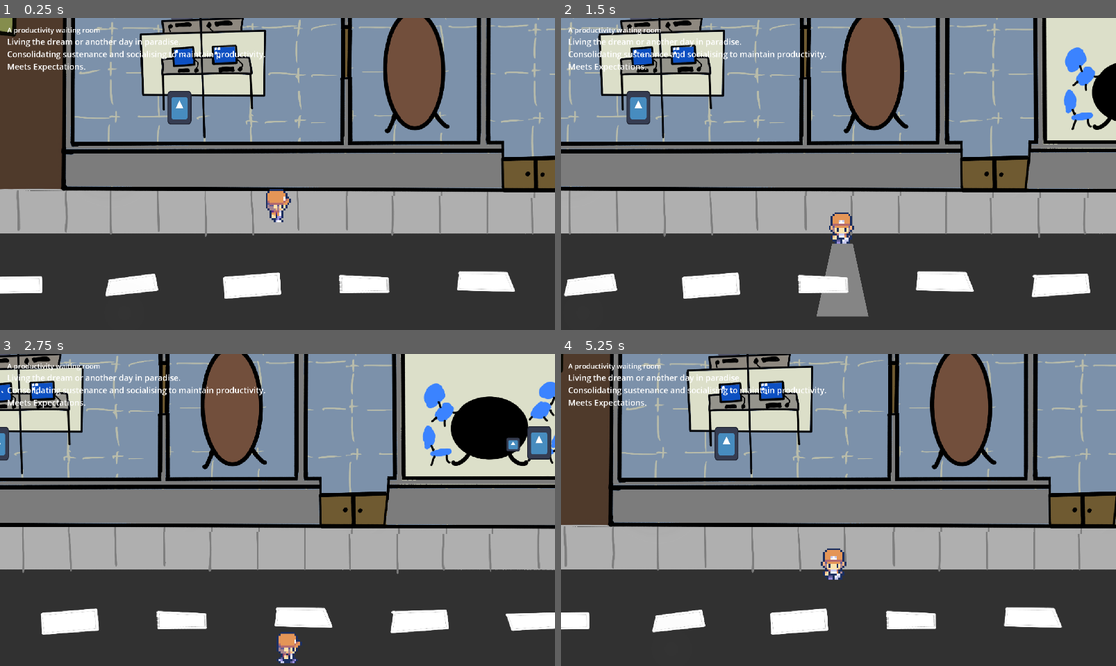
Above: before the commit, frames 1-4 (two rows, left to right).
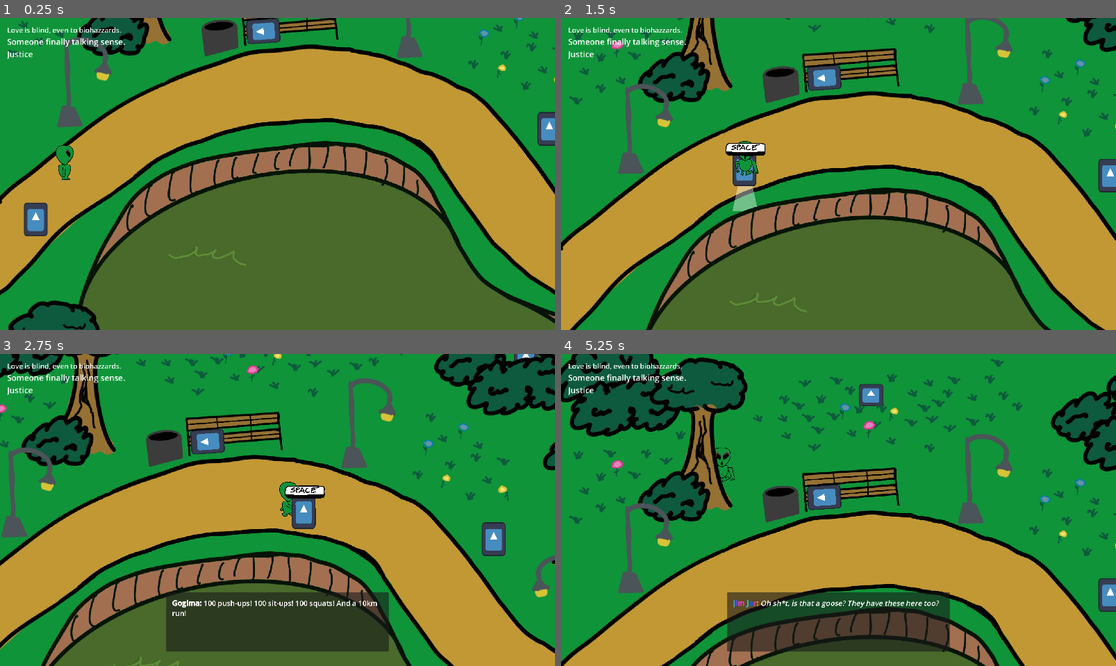
Above: after the commit, the same moments.

Repository: cewaite/documentary_of_aliens
Game: Godot game, scene res://globals/game_manager/game_manager.tscn
Same seed, same stepped clock (60 frames per second), same inputs: the game is played once before the commit and once after it. The engine's default icon, where the game draws it, is replaced by a stand-in: a white triangle on a blue panel in a dark square.
Inputs:
- Up to frame 1 (0.25 s): no input
- Up to frame 2 (1.5 s): hold Right (ui_right) 0.53-1.28 s; tap Space (interact) at 0.6 s; hold Down (ui_down) from 1.28 s (still down); tap E (take_picture) at 1.35 s
- Up to frame 3 (2.75 s): release Down (ui_down) at 2.03 s; hold Right (ui_right) from 2.03 s (still down); tap Space (interact) at 2.1 s
- Up to frame 4 (5.25 s): release Right (ui_right) at 2.78 s; hold Up (ui_up) 2.78-3.53 s; tap E (take_picture) at 2.85, 4.35 s; hold Left (ui_left) 3.53-5.03 s; tap Space (interact) at 3.6, 5.1 s; hold Down (ui_down) from 5.03 s (still down)

The runs differ from the first frame. In frame 1, 99% of the frame differs, in the area x 0-100%, y 0-100%; in frame 2, 99%; in frame 3, 94%; in frame 4, 99%.

Commit message:
progress before NPC art

Diff:
--- a/entities/player/player.tscn
+++ b/entities/player/player.tscn
@@ -1,43 +1,43 @@
 [gd_scene format=3 uid="uid://ktj4purq3iho"]
 
 [ext_resource type="Script" uid="uid://qxyer18dmrhq" path="res://entities/player/player.gd" id="1_abrql"]
-[ext_resource type="Texture2D" uid="uid://cuqc22yiqcl0w" path="res://temp_assets/player/E/player_E_1.png" id="2_50fht"]
-[ext_resource type="Texture2D" uid="uid://cui1lahvp8wm5" path="res://temp_assets/player/SE/player_SE_1.png" id="3_wuv6x"]
-[ext_resource type="Texture2D" uid="uid://coudjeiqhwtph" path="res://temp_assets/player/S/player_S_1.png" id="4_qpopc"]
-[ext_resource type="Texture2D" uid="uid://cy1utw80r1umm" path="res://temp_assets/player/SW/player_SW_1.png" id="5_wq0jh"]
-[ext_resource type="Texture2D" uid="uid://nc3ix8nmocmy" path="res://temp_assets/player/W/player_W_1.png" id="6_gt4e4"]
-[ext_resource type="Texture2D" uid="uid://crch77y13gjoj" path="res://temp_assets/player/NW/player_NW_1.png" id="7_24ehl"]
-[ext_resource type="Texture2D" uid="uid://bt6cjw2c1cna0" path="res://temp_assets/player/N/player_N_1.png" id="8_bwdx1"]
-[ext_resource type="Texture2D" uid="uid://b31weigfh46eg" path="res://temp_assets/player/NE/player_NE_1.png" id="9_vewsg"]
-[ext_resource type="Texture2D" uid="uid://cch74frjxihh5" path="res://temp_assets/player/E/player_E_0.png" id="10_2soq1"]
-[ext_resource type="Texture2D" uid="uid://d3s1mp8e75usq" path="res://temp_assets/player/E/player_E_2.png" id="11_8q4fm"]
-[ext_resource type="Texture2D" uid="uid://cf4w1c7oy2jg5" path="res://temp_assets/player/SE/player_SE_0.png" id="12_np63p"]
-[ext_resource type="Texture2D" uid="uid://c03oalx0gh6h2" path="res://temp_assets/player/SE/player_SE_2.png" id="13_0eo6o"]
-[ext_resource type="Texture2D" uid="uid://b6rss2ai01csr" path="res://temp_assets/player/S/player_S_0.png" id="14_ttr27"]
-[ext_resource type="Texture2D" uid="uid://brsojatr1lk" path="res://temp_assets/player/S/player_S_2.png" id="15_13wue"]
-[ext_resource type="Texture2D" uid="uid://d4e8oqrpvk3jq" path="res://temp_assets/player/SW/player_SW_0.png" id="16_wy7bt"]
-[ext_resource type="Texture2D" uid="uid://dl2vropyrkq2m" path="res://temp_assets/player/SW/player_SW_2.png" id="17_geky7"]
-[ext_resource type="Texture2D" uid="uid://b07obyxka7hjn" path="res://temp_assets/player/W/player_W_0.png" id="18_qwspa"]
-[ext_resource type="Texture2D" uid="uid://r1awvy0esbxc" path="res://temp_assets/player/W/player_W_2.png" id="19_r633c"]
-[ext_resource type="Texture2D" uid="uid://c4q7ndqhw43vn" path="res://temp_assets/player/NW/player_NW_0.png" id="20_pacje"]
-[ext_resource type="Texture2D" uid="uid://c33re5bcmxkt2" path="res://temp_assets/player/NW/player_NW_2.png" id="21_2h0qb"]
-[ext_resource type="Texture2D" uid="uid://tukpub11k3k8" path="res://temp_assets/player/N/player_N_0.png" id="22_mmk7k"]
-[ext_resource type="Texture2D" uid="uid://dtqjlj618msbo" path="res://temp_assets/player/N/player_N_2.png" id="23_g3pa7"]
-[ext_resource type="Texture2D" uid="uid://cc8njfca4kqub" path="res://temp_assets/player/NE/player_NE_0.png" id="24_7otdo"]
-[ext_resource type="Texture2D" uid="uid://fb7lhnp8wvnt" path="res://temp_assets/player/NE/player_NE_2.png" id="25_c112w"]
+[ext_resource type="Texture2D" uid="uid://7bna47h8acvf" path="res://assets/player/E/Alien_E-1.png" id="2_gt4e4"]
+[ext_resource type="Texture2D" uid="uid://dnuoycct0eixc" path="res://assets/player/SE/Alien_SE-1.png" id="3_2soq1"]
+[ext_resource type="Texture2D" uid="uid://bimqinn10i0fi" path="res://assets/player/S/Alien_S-1.png" id="4_8q4fm"]
+[ext_resource type="Texture2D" uid="uid://m406m8em34db" path="res://assets/player/SW/Alien_SW-1.png" id="5_np63p"]
+[ext_resource type="Texture2D" uid="uid://cf2k3xu1ydh3j" path="res://assets/player/W/Alien_W-1.png" id="6_0eo6o"]
+[ext_resource type="Texture2D" uid="uid://d38wxrx1nbf3u" path="res://assets/player/NW/Alien_NW-1.png" id="7_ttr27"]
+[ext_resource type="Texture2D" uid="uid://b2li1xxdhmgt1" path="res://assets/player/N/Alien_N-1.png" id="8_gt4e4"]
+[ext_resource type="Texture2D" uid="uid://cluej6hs7akbc" path="res://assets/player/NE/Alien_NE-1.png" id="9_13wue"]
+[ext_resource type="Texture2D" uid="uid://b8aqcmrhqlry4" path="res://assets/player/E/Alien_E-2.png" id="10_wy7bt"]
+[ext_resource type="Texture2D" uid="uid://dd83mcklv5s8" path="res://assets/player/E/Alien_E-3.png" id="11_geky7"]
+[ext_resource type="Texture2D" uid="uid://dnuymfjmqvk7b" path="res://assets/player/SE/Alien_SE-3.png" id="12_qwspa"]
+[ext_resource type="Texture2D" uid="uid://b0u3wbtyfoaja" path="res://assets/player/SE/Alien_SE-2.png" id="13_r633c"]
+[ext_resource type="Texture2D" uid="uid://cy8bmtr2f3x0m" path="res://assets/player/S/Alien_S-2.png" id="14_vewsg"]
+[ext_resource type="Texture2D" uid="uid://x6hfc14qg8uv" path="res://assets/player/S/Alien_S-3.png" id="15_2soq1"]
+[ext_resource type="Texture2D" uid="uid://du7ja5r074crr" path="res://assets/player/W/Alien_W-3.png" id="18_24ehl"]
+[ext_resource type="Texture2D" uid="uid://c5k2shb52ay7w" path="res://assets/player/SW/Alien_SW-3.png" id="19_8q4fm"]
+[ext_resource type="Texture2D" uid="uid://bo4mm2mbjj3ea" path="res://assets/player/W/Alien_W-2.png" id="19_bwdx1"]
+[ext_resource type="Texture2D" uid="uid://da1yepw3ns4ck" path="res://assets/player/NW/Alien_NW-3.png" id="20_gt4e4"]
+[ext_resource type="Texture2D" uid="uid://w7ig6jqjog7a" path="res://assets/player/SW/Alien_SW-2.png" id="20_np63p"]
+[ext_resource type="Texture2D" uid="uid://csqo1w1hwqotu" path="res://assets/player/NW/Alien_NW-2.png" id="21_24ehl"]
+[ext_resource type="Texture2D" uid="uid://bm5dvg8t1u8h2" path="res://assets/player/N/Alien_N-3.png" id="22_wq0jh"]
+[ext_resource type="Texture2D" uid="uid://chbyt21lx8e7a" path="res://assets/player/N/Alien_N-2.png" id="23_gt4e4"]
+[ext_resource type="Texture2D" uid="uid://c5rmtx31w11wa" path="res://assets/player/NE/Alien_NE-3.png" id="24_wq0jh"]
+[ext_resource type="Texture2D" uid="uid://bm1qxb751qdad" path="res://assets/player/NE/Alien_NE-2.png" id="25_gt4e4"]
 [ext_resource type="PackedScene" uid="uid://7worbs38kmn6" path="res://prefabs/components/interact_component/interact_component.tscn" id="26_qpopc"]
 [ext_resource type="PackedScene" uid="uid://b1kmwkqwwcf7s" path="res://prefabs/components/camera_area_component/camera_area_component.tscn" id="27_qpopc"]
 [ext_resource type="Script" uid="uid://diilf5fe43ato" path="res://prefabs/components/inventory_component.gd" id="28_wq0jh"]
 
 [sub_resource type="CapsuleShape2D" id="CapsuleShape2D_qpopc"]
 radius = 8.665054
-height = 38.33314
+height = 28.43
 
 [sub_resource type="SpriteFrames" id="SpriteFrames_u37te"]
 animations = [{
 "frames": [{
 "duration": 1.0,
-"texture": ExtResource("2_50fht")
+"texture": ExtResource("2_gt4e4")
 }],
 "loop": true,
 "name": &"idle0",
@@ -45,7 +45,7 @@
 }, {
 "frames": [{
 "duration": 1.0,
-"texture": ExtResource("3_wuv6x")
+"texture": ExtResource("3_2soq1")
 }],
 "loop": true,
 "name": &"idle1",
@@ -53,7 +53,7 @@
 }, {
 "frames": [{
 "duration": 1.0,
-"texture": ExtResource("4_qpopc")
+"texture": ExtResource("4_8q4fm")
 }],
 "loop": true,
 "name": &"idle2",
@@ -61,7 +61,7 @@
 }, {
 "frames": [{
 "duration": 1.0,
-"texture": ExtResource("5_wq0jh")
+"texture": ExtResource("5_np63p")
 }],
 "loop": true,
 "name": &"idle3",
@@ -69,7 +69,7 @@
 }, {
 "frames": [{
 "duration": 1.0,
-"texture": ExtResource("6_gt4e4")
+"texture": ExtResource("6_0eo6o")
 }],
 "loop": true,
 "name": &"idle4",
@@ -77,7 +77,7 @@
 }, {
 "frames": [{
 "duration": 1.0,
-"texture": ExtResource("7_24ehl")
+"texture": ExtResource("7_ttr27")
 }],
 "loop": true,
 "name": &"idle5",
@@ -85,7 +85,7 @@
 }, {
 "frames": [{
 "duration": 1.0,
-"texture": ExtResource("8_bwdx1")
+"texture": ExtResource("8_gt4e4")
 }],
 "loop": true,
 "name": &"idle6",
@@ -93,7 +93,7 @@
 }, {
 "frames": [{
 "duration": 1.0,
-"texture": ExtResource("9_vewsg")
+"texture": ExtResource("9_13wue")
 }],
 "loop": true,
 "name": &"idle7",
@@ -101,13 +101,13 @@
 }, {
 "frames": [{
 "duration": 1.0,
-"texture": ExtResource("10_2soq1")
-}, {
-"duration": 1.0,
-"texture": ExtResource("11_8q4fm")
-}, {
-"duration": 1.0,
-"texture": ExtResource("2_50fht")
+"texture": ExtResource("10_wy7bt")
+}, {
+"duration": 1.0,
+"texture": ExtResource("11_geky7")
+}, {
+"duration": 1.0,
+"texture": ExtResource("2_gt4e4")
 }],
 "loop": true,
 "name": &"run0",
@@ -115,13 +115,13 @@
 }, {
 "frames": [{
 "duration": 1.0,
-"texture": ExtResource("12_np63p")
-}, {
-"duration": 1.0,
-"texture": ExtResource("3_wuv6x")
-}, {
-"duration": 1.0,
-"texture": ExtResource("13_0eo6o")
+"texture": ExtResource("12_qwspa")
+}, {
+"duration": 1.0,
+"texture": ExtResource("3_2soq1")
+}, {
+"duration": 1.0,
+"texture": ExtResource("13_r633c")
 }],
 "loop": true,
 "name": &"run1",
@@ -129,13 +129,13 @@
 }, {
 "frames": [{
 "duration": 1.0,
-"texture": ExtResource("14_ttr27")
-}, {
-"duration": 1.0,
-"texture": ExtResource("4_qpopc")
-}, {
-"duration": 1.0,
-"texture": ExtResource("15_13wue")
+"texture": ExtResource("14_vewsg")
+}, {
+"duration": 1.0,
+"texture": ExtResource("4_8q4fm")
+}, {
+"duration": 1.0,
+"texture": ExtResource("15_2soq1")
 }],
 "loop": true,
 "name": &"run2",
@@ -143,13 +143,13 @@
 }, {
 "frames": [{
 "duration": 1.0,
-"texture": ExtResource("16_wy7bt")
-}, {
-"duration": 1.0,
-"texture": ExtResource("5_wq0jh")
-}, {
-"duration": 1.0,
-"texture": ExtResource("17_geky7")
+"texture": ExtResource("19_8q4fm")
+}, {
+"duration": 1.0,
+"texture": ExtResource("5_np63p")
+}, {
+"duration": 1.0,
+"texture": ExtResource("20_np63p")
 }],
 "loop": true,
 "name": &"run3",
@@ -157,13 +157,13 @@
 }, {
 "frames": [{
 "duration": 1.0,
-"texture": ExtResource("18_qwspa")
-}, {
-"duration": 1.0,
-"texture": ExtResource("6_gt4e4")
-}, {
-"duration": 1.0,
-"texture": ExtResource("19_r633c")
+"texture": ExtResource("18_24ehl")
+}, {
+"duration": 1.0,
+"texture": ExtResource("6_0eo6o")
+}, {
+"duration": 1.0,
+"texture": ExtResource("19_bwdx1")
 }],
 "loop": true,
 "name": &"run4",
@@ -171,13 +171,13 @@
 }, {
 "frames": [{
 "duration": 1.0,
-"texture": ExtResource("20_pacje")
-}, {
-"duration": 1.0,
-"texture": ExtResource("7_24ehl")
-}, {
-"duration": 1.0,
-"texture": ExtResource("21_2h0qb")
+"texture": ExtResource("20_gt4e4")
+}, {
+"duration": 1.0,
+"texture": ExtResource("21_24ehl")
+}, {
+"duration": 1.0,
+"texture": ExtResource("7_ttr27")
 }],
 "loop": true,
 "name": &"run5",
@@ -185,13 +185,13 @@
 }, {
 "frames": [{
 "duration": 1.0,
-"texture": ExtResource("22_mmk7k")
-}, {
-"duration": 1.0,
-"texture": ExtResource("8_bwdx1")
-}, {
-"duration": 1.0,
-"texture": ExtResource("23_g3pa7")
+"texture": ExtResource("22_wq0jh")
+}, {
+"duration": 1.0,
+"texture": ExtResource("23_gt4e4")
+}, {
+"duration": 1.0,
+"texture": ExtResource("8_gt4e4")
 }],
 "loop": true,
 "name": &"run6",
@@ -199,13 +199,13 @@
 }, {
 "frames": [{
 "duration": 1.0,
-"texture": ExtResource("24_7otdo")
-}, {
-"duration": 1.0,
-"texture": ExtResource("9_vewsg")
-}, {
-"duration": 1.0,
-"texture": ExtResource("25_c112w")
+"texture": ExtResource("24_wq0jh")
+}, {
+"duration": 1.0,
+"texture": ExtResource("9_13wue")
+}, {
+"duration": 1.0,
+"texture": ExtResource("25_gt4e4")
 }],
 "loop": true,
 "name": &"run7",
@@ -229,10 +229,10 @@
 shape = SubResource("CapsuleShape2D_qpopc")
 
 [node name="AnimatedSprite2D" type="AnimatedSprite2D" parent="." unique_id=1361205503]
-scale = Vector2(3, 3)
+scale = Vector2(0.025, 0.025)
 sprite_frames = SubResource("SpriteFrames_u37te")
-animation = &"idle6"
-offset = Vector2(0, -8)
+animation = &"run7"
+offset = Vector2(0, -1055)
 
 [node name="InteractComponent" parent="." unique_id=1785371228 node_paths=PackedStringArray("parent") instance=ExtResource("26_qpopc")]
 position = Vector2(0, -25.66)
--- a/globals/game_manager/game_manager.tscn
+++ b/globals/game_manager/game_manager.tscn
@@ -8,6 +8,6 @@
 [node name="GameManager" type="Node" unique_id=1621592908 node_paths=PackedStringArray("ui_manager")]
 script = ExtResource("1_e8pdb")
 ui_manager = NodePath("UIManager")
-levels = Array[PackedScene]([ExtResource("3_q5eha"), ExtResource("2_0bnvm")])
+levels = Array[PackedScene]([ExtResource("2_0bnvm"), ExtResource("3_q5eha")])
 
 [node name="UIManager" parent="." unique_id=859618267 instance=ExtResource("2_qfmkk")]
--- a/scenes/levels/the_park/the_park.tscn
+++ b/scenes/levels/the_park/the_park.tscn
@@ -121,6 +121,9 @@
 [sub_resource type="RectangleShape2D" id="RectangleShape2D_s44yr"]
 size = Vector2(256, 185)
 
+[sub_resource type="RectangleShape2D" id="RectangleShape2D_ijyfr"]
+size = Vector2(163, 139)
+
 [node name="ThePark" type="Node2D" unique_id=1381632466 node_paths=PackedStringArray("player_spawn", "photo_areas")]
 y_sort_enabled = true
 script = ExtResource("1_an8yo")
@@ -834,7 +837,7 @@
 shape = SubResource("RectangleShape2D_r8pmh")
 
 [node name="SpeakComponent" parent="NPCs/HidingNPC" index="2" unique_id=1744893008]
-dialogue = Array[String](["[b]Bush Person:[/b] Wait! Be quiet, I'm hiding from the cops on the street.", "[b]Bush Person:[/b] It was the wrong choice to wear a black sweater."])
+dialogue = Array[String](["[b]Bush Person:[/b] Hehe, whats goin' on, mate?", "[b]Bush Person:[/b] You want some of this?", "[b][rainbow freq=1.0 sat=0.8 val=0.8 speed=1.0]Jim Jar:[/rainbow][/b] Aww, naw, but enjoy, mate.", "[b]Bush Person:[/b] Hehe, right on, little dude.", "[b]Bush Person:[/b] ✌.|•͡˘‿•͡˘|.✌"])
 
 [node name="CollisionShape2D" type="CollisionShape2D" parent="NPCs/HidingNPC" unique_id=2092342574]
 position = Vector2(-0.5, 13)
@@ -846,9 +849,6 @@
 [node name="Sprite2D" parent="NPCs/GooseNPC" index="0" unique_id=1492086816]
 scale = Vector2(0.43858626, 0.39747596)
 
-[node name="InteractIcon" parent="NPCs/GooseNPC/InteractableComponent" parent_id_path=PackedInt32Array(1771945102, 436105360) index="0" unique_id=1434794891]
-visible = true
-
 [node name="CollisionShape2D" type="CollisionShape2D" parent="NPCs/GooseNPC/InteractableComponent" parent_id_path=PackedInt32Array(1771945102, 436105360) index="1" unique_id=519298945]
 position = Vector2(0, 11.5)
 shape = SubResource("RectangleShape2D_koe06")
@@ -886,6 +886,14 @@
 [node name="CollisionShape2D" type="CollisionShape2D" parent="PhotoAreas/JusticePhotoArea" unique_id=2103674661]
 position = Vector2(19, -11.5)
 shape = SubResource("RectangleShape2D_s44yr")
+
+[node name="SmokinPhotoArea" parent="PhotoAreas" unique_id=540965971 instance=ExtResource("27_au81a")]
+position = Vector2(1342, 144)
+description = "Mood altering, perspective shifting air particulates."
+
+[node name="CollisionShape2D" type="CollisionShape2D" parent="PhotoAreas/SmokinPhotoArea" unique_id=484798171]
+position = Vector2(0.5, -2.5)
+shape = SubResource("RectangleShape2D_ijyfr")
 
 [node name="PlayerSpawn" type="Marker2D" parent="." unique_id=122329523]
 position = Vector2(149, 672)
Binary file added: assets/player/E/Alien_E-1.png
Not shown, added: assets/player/E/Alien_E-1.png.import
Binary file added: assets/player/E/Alien_E-2.png
Not shown, added: assets/player/E/Alien_E-2.png.import
Binary file added: assets/player/E/Alien_E-3.png
Not shown, added: assets/player/E/Alien_E-3.png.import
Binary file added: assets/player/N/Alien_N-1.png
Not shown, added: assets/player/N/Alien_N-1.png.import
Binary file added: assets/player/N/Alien_N-2.png
Not shown, added: assets/player/N/Alien_N-2.png.import
Binary file added: assets/player/N/Alien_N-3.png
Not shown, added: assets/player/N/Alien_N-3.png.import
(and 36 more such lines)
